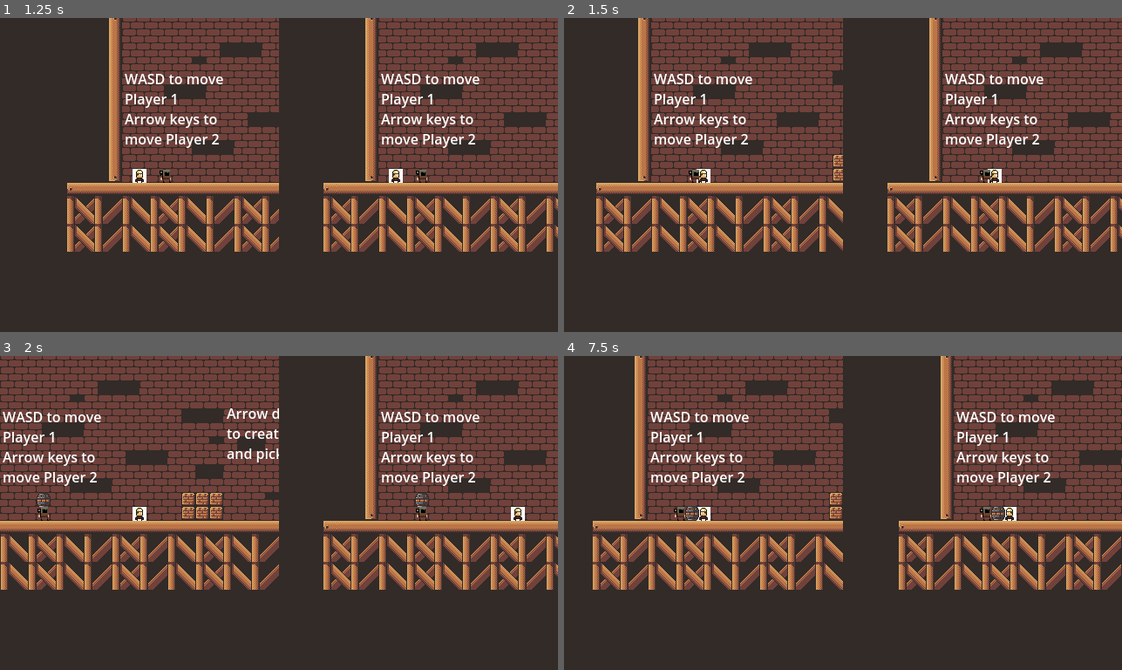
Above: before the commit, frames 1-4 (two rows, left to right).
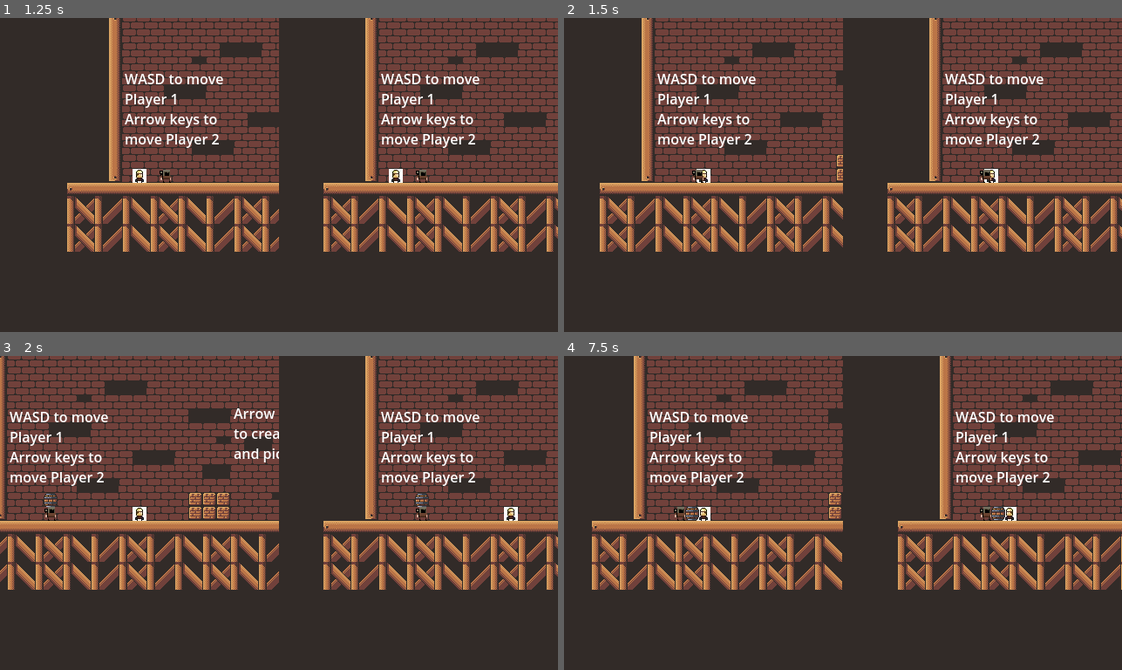
Above: after the commit, the same moments.

Repository: Darr3n2GG/Puzzle-Knights-2P-
Game: Godot game, scene res://Scenes/Main Menu/main_menu.tscn
Two runs of this game, one before a commit and one after it. Both use one fixed random seed, a clock stepped at 60 frames per second and the inputs below.
Inputs:
- Up to frame 1 (1.25 s): click "Start Game" at 0.5 s
- Up to frame 2 (1.5 s): tap Enter at 1.25 s; hold D (1Right) from 1.28 s (still down); tap S (1Attack) at 1.35 s
- Up to frame 3 (2 s): keep holding D (1Right); tap W (1Up) at 1.52 s; tap Down (2PlaceOrCarry) at 1.55 s
- Up to frame 4 (7.5 s): tap Down (2PlaceOrCarry) at 2.1, 3.05, 3.6, 4.55, 5.1, 6.05, 6.6 s; tap W (1Up) at 2.27, 3.77, 4.52, 5.27, 6.77 s; tap S (1Attack) at 2.3, 2.85, 3.8, 4.35, 5.3, 5.85, 6.8, 7.35 s; tap P (reset) at 2.75 s; release D (1Right) at 2.78 s; hold A (1Left) 2.78-3.53 s; hold D (1Right) 3.53-5.03 s; hold A (1Left) 5.03-5.78 s; hold D (1Right) 5.78-6.53 s; hold A (1Left) from 6.53 s (still down)

Frame 1 is identical in both runs. In frame 2, 10% of the frame differs, in the area x 5-79%, y 0-75%; in frame 3, 13%, in the area x 0-95%, y 0-75%; in frame 4, 13%.
Error in both runs: Cannot call method 'get_child' on a null value. (res://Resources/Global.gd:15)

Commit message:
added groups
-added group player for both players
-added group creature for enemies and barrel
-tweaked player 1 and player 2 child names

Diff:
--- a/Characters/Players/Player 1/P1_Attack.gd
+++ b/Characters/Players/Player 1/P1_Attack.gd
@@ -1,23 +1,23 @@
 extends Node
 
-@onready var timer : Timer = $IsAttacking
+@onready var is_attacking : Timer = $IsAttacking
+@onready var attack_cooldown: Timer = $Attack_Cooldown
 @onready var hurtbox : Area2D = $"../Hurtbox_Component"
-var has_hit : bool = false
 @export var knockback_strength : float = 50.0
 
 func _ready() -> void:
 	hurtbox.monitoring = false
 
 func _physics_process(_delta) -> void:
-	if Input.is_action_just_pressed("1Attack"): #haha bug fixed
+	if Input.is_action_just_pressed("1Attack") and attack_cooldown.is_stopped(): #haha bug fixed
 		hurtbox.monitoring = true
-		timer.start()
+		is_attacking.start()
 
 func _on_is_attacking_timeout() -> void:
-	has_hit = false
 	hurtbox.monitoring = false
+	attack_cooldown.start()
 
-func _on_hurtbox_component_area_entered(_area: Area2D) -> void:
-	if hurtbox.monitoring:
+func _on_hurtbox_component_area_entered(area: Area2D) -> void:
+	if hurtbox.monitoring and area != player:
 		var knockback_force = knockback_strength * get_parent().direction * -1
 		get_parent().knockback = knockback_force
--- a/Characters/Players/Player 1/player_1.tscn
+++ b/Characters/Players/Player 1/player_1.tscn
@@ -28,19 +28,20 @@
 [sub_resource type="RectangleShape2D" id="RectangleShape2D_ah4og"]
 size = Vector2(23, 18)
 
-[node name="Player 1" type="CharacterBody2D"]
+[node name="Player 1" type="CharacterBody2D" groups=["player"]]
 collision_mask = 6
 platform_floor_layers = 4294967293
 script = ExtResource("1_yjl8x")
 controls = ExtResource("2_g5pru")
 
-[node name="animation" type="AnimatedSprite2D" parent="."]
+[node name="Animation" type="AnimatedSprite2D" parent="."]
 position = Vector2(0, 0.5)
 sprite_frames = SubResource("SpriteFrames_cwjio")
 animation = &"idle"
 
 [node name="CollisionBox" type="CollisionShape2D" parent="."]
 shape = SubResource("RectangleShape2D_0m543")
+debug_color = Color(0, 0.6, 0.701961, 0.419608)
 
 [node name="HitboxComponent" parent="." node_paths=PackedStringArray("hc") instance=ExtResource("5_g81ct")]
 collision_layer = 1
@@ -49,7 +50,7 @@
 
 [node name="CollisionShape2D" type="CollisionShape2D" parent="HitboxComponent"]
 shape = SubResource("RectangleShape2D_2udho")
-debug_color = Color(0, 0.635294, 0.4, 0.419608)
+debug_color = Color(0, 0.6, 0.701961, 0.419608)
 
 [node name="HealthComponent" parent="." instance=ExtResource("4_0g6dk")]
 
@@ -70,5 +71,9 @@
 wait_time = 0.1
 one_shot = true
 
+[node name="Attack_Cooldown" type="Timer" parent="P1_Attack"]
+wait_time = 0.9
+one_shot = true
+
 [connection signal="area_entered" from="Hurtbox_Component" to="P1_Attack" method="_on_hurtbox_component_area_entered"]
 [connection signal="timeout" from="P1_Attack/IsAttacking" to="P1_Attack" method="_on_is_attacking_timeout"]
--- a/Characters/Players/Player 2/P2Place_Block.gd
+++ b/Characters/Players/Player 2/P2Place_Block.gd
@@ -47,11 +47,11 @@
 	block_in_scene = true
 
 func Place_Block():
-	$"../Block".visible = false
+	$"../Barrel".visible = false
 	$"../Carry_State_Collision".disabled = true
 	placed_block.On_Placed()
 
 func Carry_Block():
-	$"../Block".visible = true
+	$"../Barrel".visible = true
 	$"../Carry_State_Collision".disabled = false
 	placed_block.On_Create_or_Carry()
--- a/Characters/Players/Player 2/player_2.tscn
+++ b/Characters/Players/Player 2/player_2.tscn
@@ -164,25 +164,25 @@
 [sub_resource type="RectangleShape2D" id="RectangleShape2D_qw1vh"]
 size = Vector2(12, 15)
 
-[node name="Player 2" type="CharacterBody2D"]
+[node name="Player 2" type="CharacterBody2D" groups=["player"]]
 collision_mask = 6
 platform_floor_layers = 4294967293
 script = ExtResource("1_1r7u3")
 controls = ExtResource("2_iea8n")
 
-[node name="animation" type="AnimatedSprite2D" parent="."]
+[node name="Animation" type="AnimatedSprite2D" parent="."]
 position = Vector2(0, 2)
 sprite_frames = SubResource("SpriteFrames_o2eun")
 animation = &"idle"
 
-[node name="Block" type="Sprite2D" parent="."]
+[node name="Barrel" type="Sprite2D" parent="."]
 visible = false
 position = Vector2(0, -15)
 texture = ExtResource("6_q8qd8")
 region_enabled = true
 region_rect = Rect2(32, 112, 16, 16)
 
-[node name="Collision" type="CollisionShape2D" parent="."]
+[node name="CollisionBox" type="CollisionShape2D" parent="."]
 position = Vector2(0, 0.5)
 shape = SubResource("RectangleShape2D_vah8s")
 
@@ -213,3 +213,4 @@
 [node name="CollisionShape2D" type="CollisionShape2D" parent="HitboxComponent"]
 position = Vector2(0, 0.5)
 shape = SubResource("RectangleShape2D_qw1vh")
+debug_color = Color(0, 0.6, 0.701961, 0.419608)
--- a/Characters/Players/Player.gd
+++ b/Characters/Players/Player.gd
@@ -3,7 +3,7 @@
 extends CharacterBody2D
 
 ##Player Animation Node (temporary)
-@onready var anim : AnimatedSprite2D = $animation
+@onready var anim : AnimatedSprite2D = $Animation
 ##Players spawn point when ready or respawn
 @onready var spawn_point : Vector2 = global_position
 
@@ -72,7 +72,7 @@
 			$TerrainDetector/TerrainDetectorCollsion.position.x = -9
 
 	if knockback != Vector2.ZERO:
-		velocity = knockback * delta
+		velocity = knockback
 		knockback = lerp(knockback, Vector2.ZERO, 0.1)
 
 	if position.y > 5000:
--- a/Creature/Barrel/Dummy.tscn
+++ b/Creature/Barrel/Dummy.tscn
@@ -13,7 +13,7 @@
 [sub_resource type="RectangleShape2D" id="RectangleShape2D_opaml"]
 size = Vector2(16, 16)
 
-[node name="Dummy" type="RigidBody2D"]
+[node name="Dummy" type="RigidBody2D" groups=["creature"]]
 collision_layer = 2
 collision_mask = 7
 physics_material_override = SubResource("PhysicsMaterial_x6ci1")
--- a/Creature/Golem/Golem.tscn
+++ b/Creature/Golem/Golem.tscn
@@ -25,7 +25,7 @@
 [sub_resource type="RectangleShape2D" id="RectangleShape2D_iaebd"]
 size = Vector2(34, 60)
 
-[node name="Golem" type="CharacterBody2D"]
+[node name="Golem" type="CharacterBody2D" groups=["creature"]]
 
 [node name="AnimatedSprite2D" type="AnimatedSprite2D" parent="."]
 position = Vector2(10, 0)
--- a/Puzzle Components/Output_Class.gd
+++ b/Puzzle Components/Output_Class.gd
@@ -1,8 +1,6 @@
 extends Node
 
 class_name Output_Puzzle
-#Problem 1: It should be able to detect whether is it already triggered or not
-	#This causes the door of Lvl 3 move downward instead
 
 var activated : bool = false
 var activation_index : int = 0
